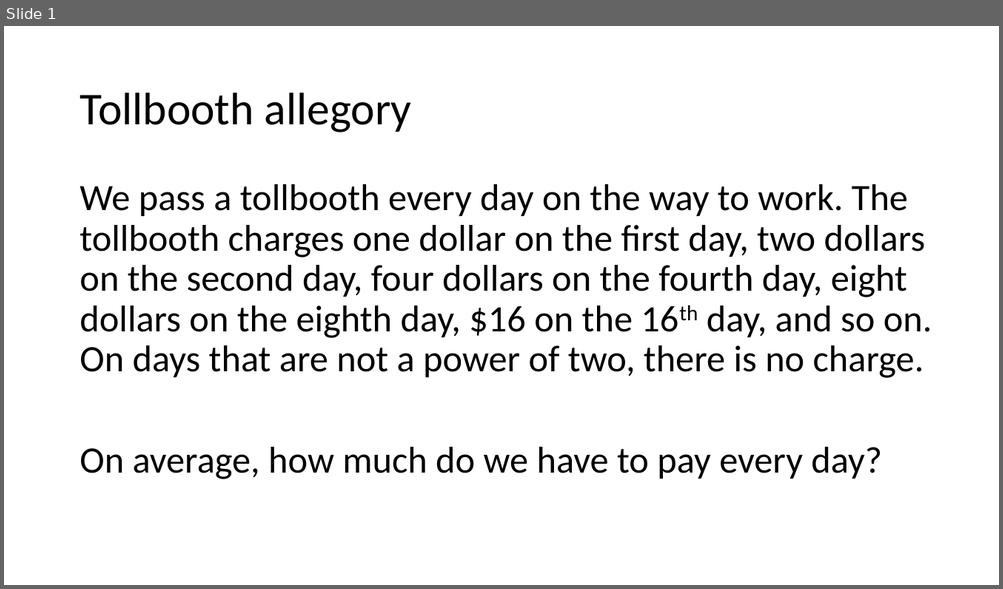
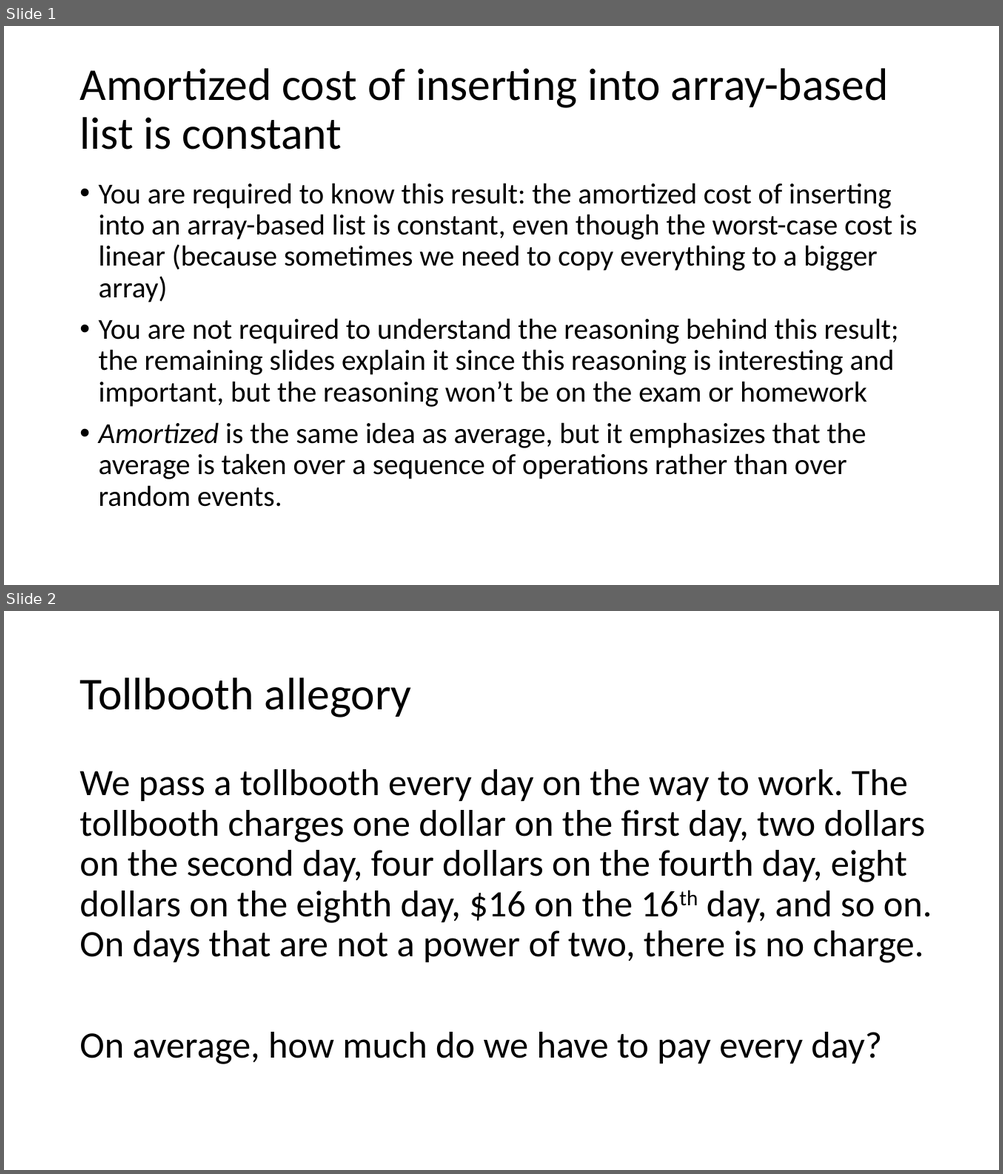
Before and after one commit to dickinson-comp232-fall22/dickinson-comp232-fall22.github.io, a slide deck: resources/class10/tollbooth-allegory.pptx. Shown one above the other, each under a label of ours: slide 1 before the commit, slides 1 and 2 after it. The pictures are 1003x589 and 1003x1174 pixels, drawn with LibreOffice and Linux fonts; fonts in the diff are those of the drawing. Boxes give left, top, right and bottom in pixels: in the first picture for what was removed or moved away, otherwise in the second. Text is boxed around its words. In the diff, an @@ line names an element or a change of style, - is before the commit and + after.

Commit message:
minor update

```diff
--- a/resources/class10/tollbooth-allegory.pptx
+++ b/resources/class10/tollbooth-allegory.pptx
@@ slide 1 added at <box>4,26,999,585</box>, background #FFFFFF @@
@@ title added at <box>79,68,888,150</box>, 44 pt, text #000000 @@
+Amortized cost of inserting into array-based list is constant
@@ text added at <box>99,183,916,507</box>, 28 pt, text #000000 @@
+• You are required to know this result: the amortized cost of inserting into an array-based list is constant, even though the worst-case cost is linear (because sometimes we need to copy everything to a bigger array)
+• You are not required to understand the reasoning behind this result; the remaining slides explain it since this reasoning is interesting and important, but the reasoning won’t be on the exam or homework
+• Amortized is the same idea as average, but it emphasizes that the average is taken over a sequence of operations rather than over random events.
@@ what was slide 1 is now slide 2 @@
```
Also in this commit, not shown: 2 other slides added.
